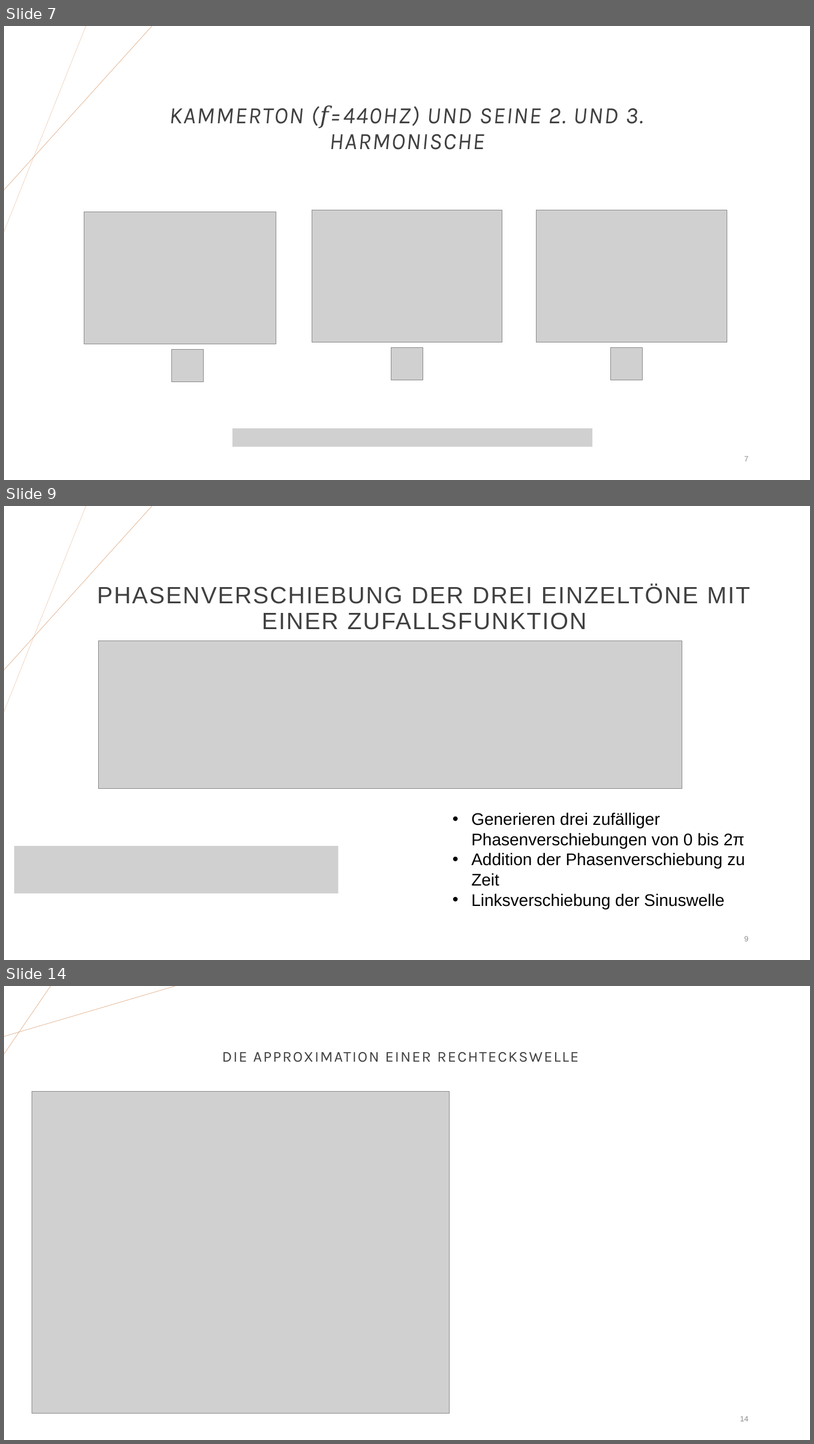
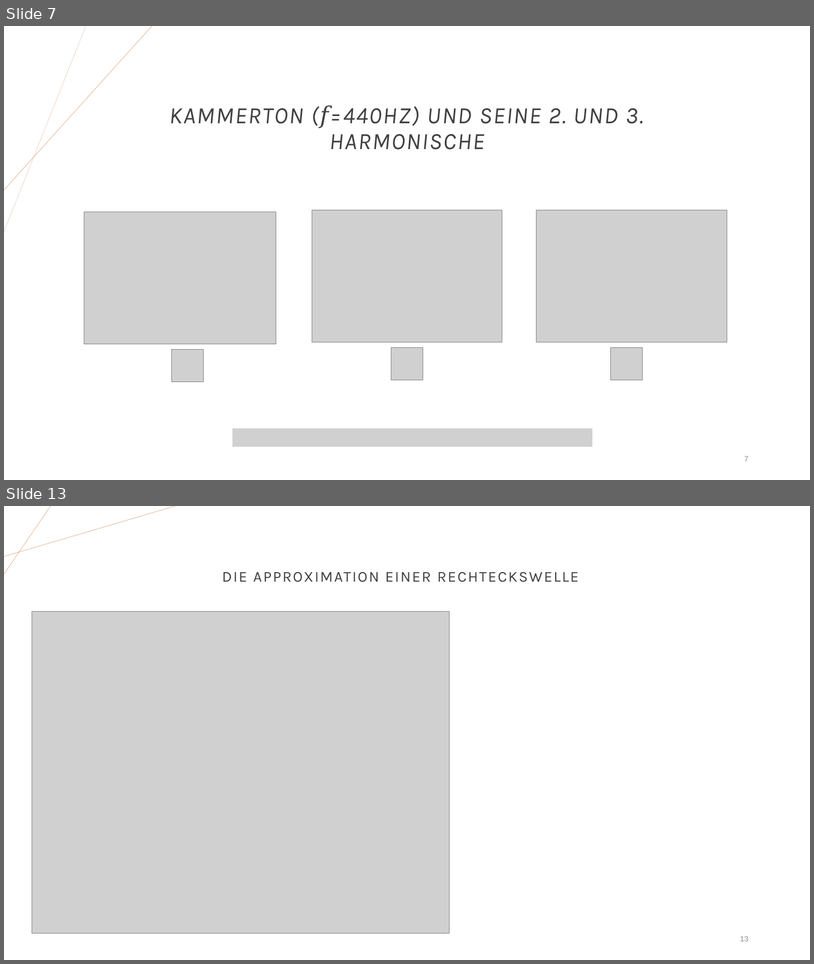
Before and after one commit to JoHoppe/LaborSprache, a slide deck: Digitale Sprachverarbeitung.pptx. Shown one above the other, each under a label of ours: slides 7, 9 and 14 before the commit, slides 7 and 13 after it; the slides between them are not shown. The pictures are 814x1444 and 814x964 pixels, drawn with LibreOffice and Linux fonts; fonts in the diff are those of the drawing; grey boxes stand for pictures. Boxes give left, top, right and bottom in pixels: in the first picture for what was removed or moved away, otherwise in the second. Text is boxed around its words. In the diff, an @@ line names an element or a change of style, - is before the commit and + after.

```diff
--- a/Digitale Sprachverarbeitung.pptx
+++ b/Digitale Sprachverarbeitung.pptx
@@ slide 9 removed at box(4, 506, 810, 960), background #FFFFFF; not listed: 2 template elements that a slide beside it also shows @@
@@ title removed at box(97, 585, 750, 630) @@
-PHASENVERSCHIEBUNG DER DREI EINZELTÖNE MIT EINER ZUFALLSFUNKTION
@@ picture removed at box(98, 641, 683, 789) @@
@@ text removed at box(471, 812, 746, 909) @@
-• Generieren drei zufälliger Phasenverschiebungen von 0 bis 2π
-• Addition der Phasenverschiebung zu Zeit
-• Linksverschiebung der Sinuswelle
@@ picture removed at box(14, 846, 339, 893) @@
@@ page number removed at box(744, 936, 749, 941) @@
-9
@@ what was slide 14 is now slide 13 @@
@@ page number at box(740, 936, 749, 941): text changed @@
-14
+13
```
Also in this commit, not shown: 2 slides changed, 4 slides added, 4 other slides removed.
